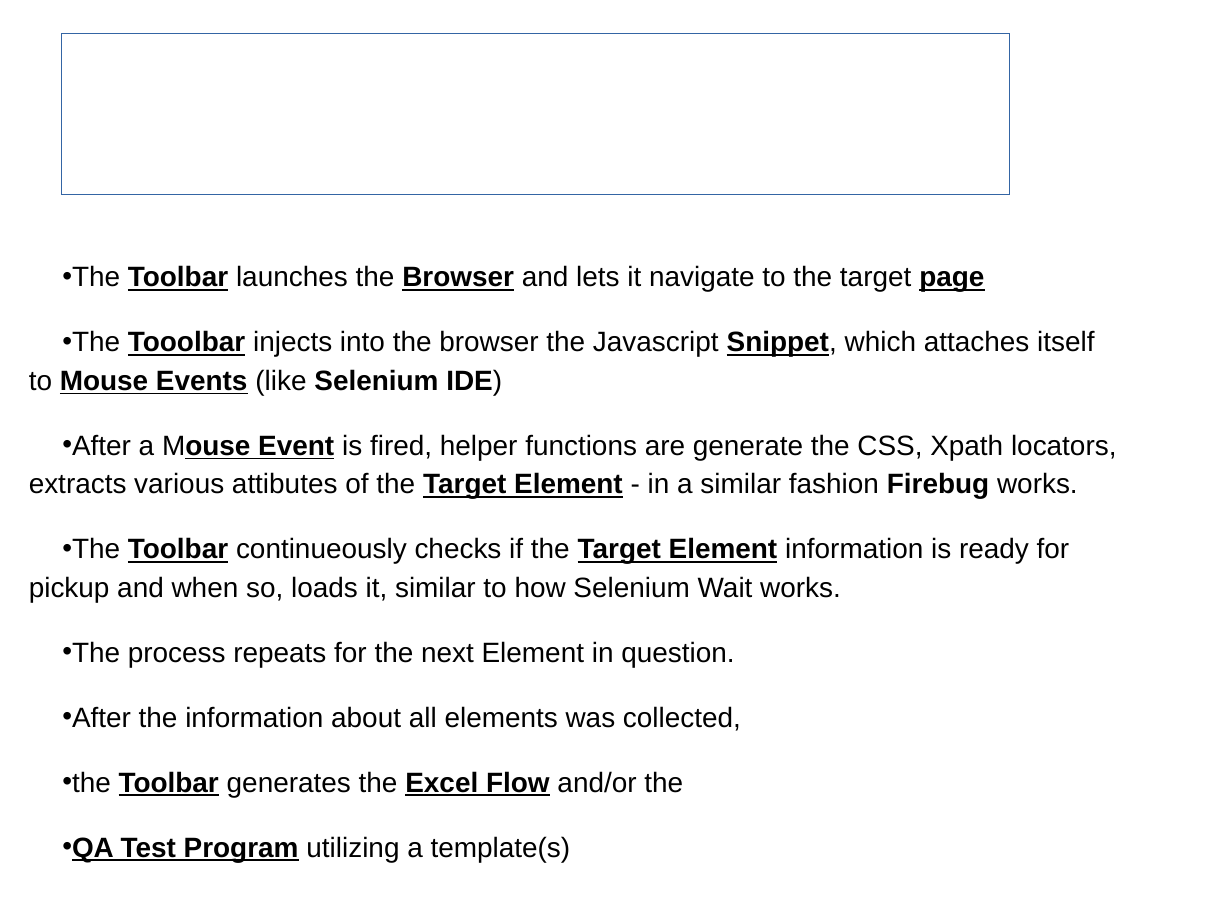
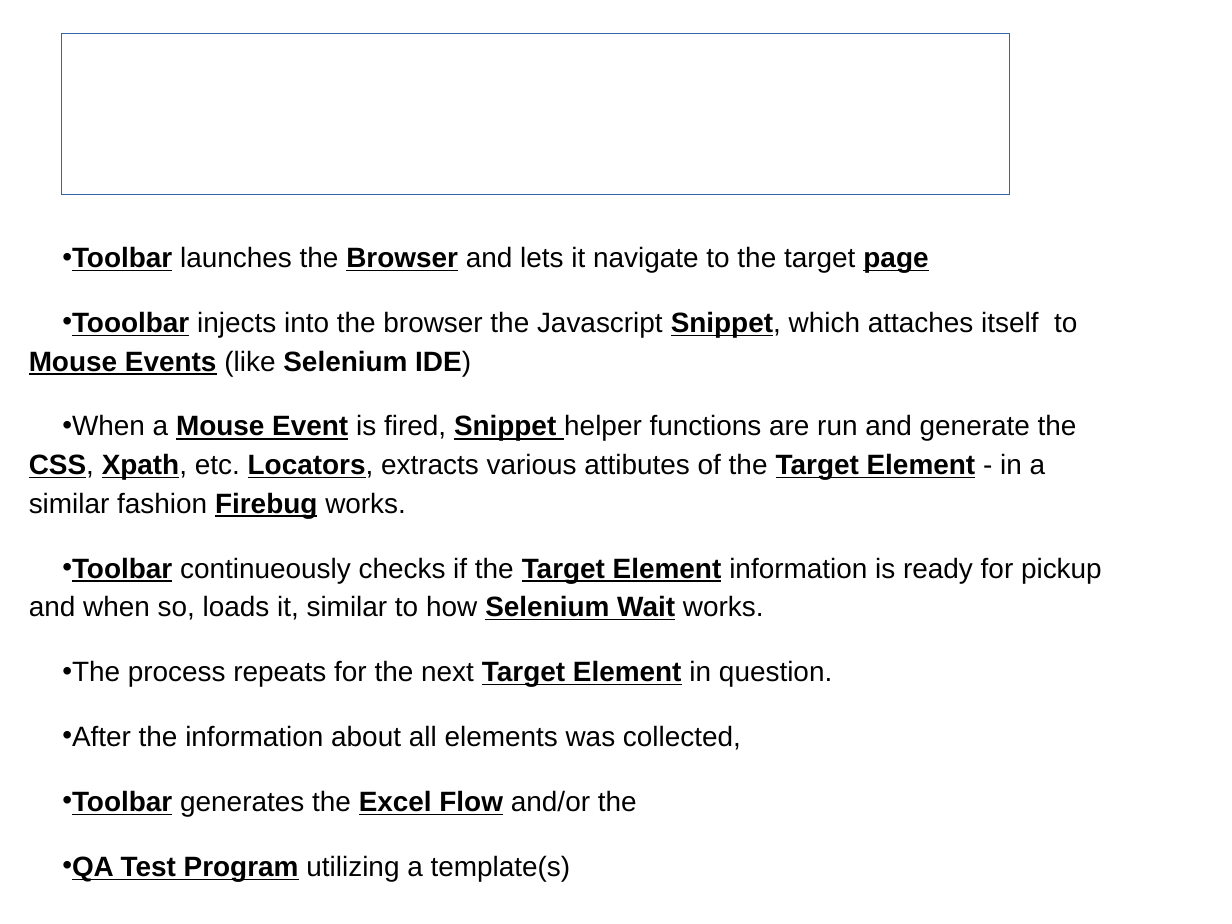
Before and after one commit to sergueik/SKDF, a slide deck: slide 25 of SKDF.odp (slide 26 before the commit). Drawn at 1232x924 pixels with LibreOffice and Linux fonts; fonts in the diff are those of the drawing; background and template pictures are left out. Boxes give left, top, right and bottom in pixels: in the first picture for what was removed or moved away, otherwise in the second. Text is boxed around its words. In the diff, an @@ line names an element or a change of style, - is before the commit and + after.

```diff
--- a/SKDF.odp
+++ b/SKDF.odp
@@ text at bbox=[29, 246, 1102, 686]: text changed @@
-• The Toolbar launches the Browser and lets it navigate to the target page
-• The Tooolbar injects into the browser the Javascript Snippet, which attaches itself to Mouse Events (like Selenium IDE)
-• After a Mouse Event is fired, helper functions are generate the CSS, Xpath locators, extracts various attibutes of the Target Element - in a similar fashion Firebug works.
-• The Toolbar continueously checks if the Target Element information is ready for pickup and when so, loads it, similar to how Selenium Wait works.
-• The process repeats for the next Element in question.
+• Toolbar launches the Browser and lets it navigate to the target page
+• Tooolbar injects into the browser the Javascript Snippet, which attaches itself to Mouse Events (like Selenium IDE)
+• When a Mouse Event is fired, Snippet helper functions are run and generate the CSS, Xpath, etc. Locators, extracts various attibutes of the Target Element - in a similar fashion Firebug works.
+• Toolbar continueously checks if the Target Element information is ready for pickup and when so, loads it, similar to how Selenium Wait works.
+• The process repeats for the next Target Element in question.
@@ text at bbox=[72, 790, 637, 816]: text changed @@
-• the Toolbar generates the Excel Flow and/or the
+• Toolbar generates the Excel Flow and/or the
```
Also in this commit, not shown: 4 other slides changed, 1 slide removed, 2 other files.
